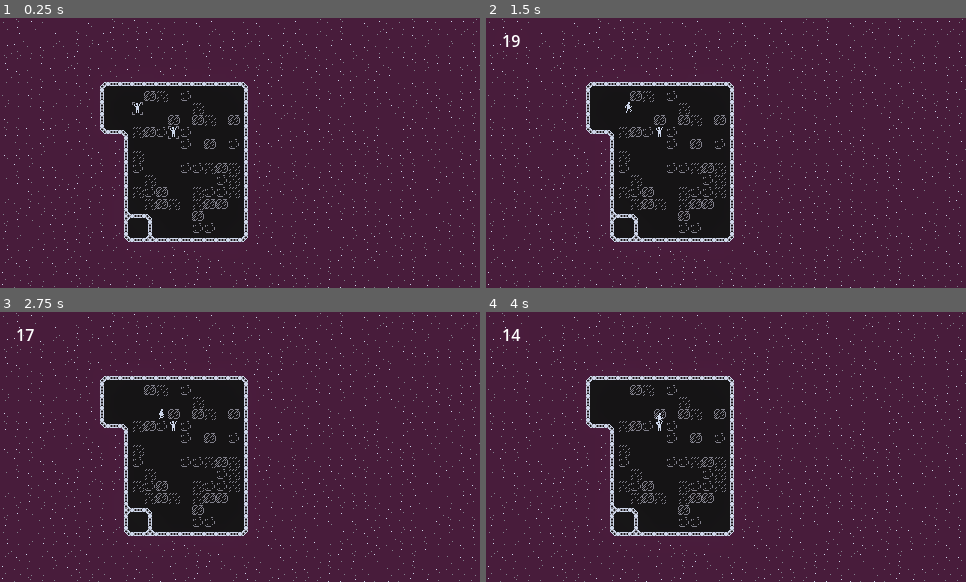
Above: before the commit, frames 1-4 (two rows, left to right).
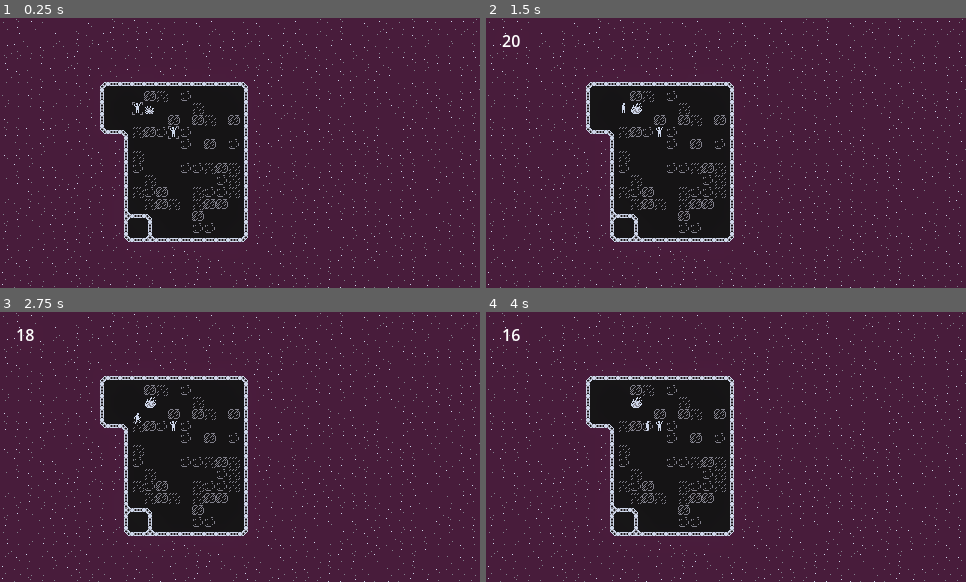
Above: after the commit, the same moments.

Repository: pherbers/KairosStationReEvac
Game: Godot game, scene res://main_scene.tscn
Two runs of this game, one before a commit and one after it. Both use one fixed random seed, a clock stepped at 60 frames per second and the inputs below.
Inputs (mouse positions are in pixels of both pictures, inside the frame that each line leads up to):
- Up to frame 1 (0.25 s): no input
- Up to frame 2 (1.5 s): click (625, 109) at 0.52 s; tap Enter at 1.25 s; hold Right (East) from 1.28 s (still down); tap E (Interact) at 1.35 s
- Up to frame 3 (2.75 s): release Right (East) at 2.03 s; hold Down (South) from 2.03 s (still down); tap E (Interact) at 2.1 s
- Up to frame 4 (4 s): release Down (South) at 2.78 s; hold Right (East) 2.78-3.53 s; tap E (Interact) at 2.85, 3.6 s; tap Space at 3.5 s; hold Up (North) from 3.53 s (still down)

The runs differ from the first frame. In frame 1, less than 0.1% of the frame differs, in the area x 30-33%, y 32-36%; in frame 2, 0.2%, in the area x 3-33%, y 6-36%; in frame 3, 0.2%; in frame 4, 0.2%.

Commit message:
Grid Entity refactor (base class for grid objects)

Diff:
--- a/main_scene.tscn
+++ b/main_scene.tscn
@@ -1,10 +1,11 @@
 [gd_scene format=4 uid="uid://x8gia4vioagb"]
 
 [ext_resource type="Script" uid="uid://i5bp4trdxi4x" path="res://scripts/game_state.gd" id="1_d5x1h"]
-[ext_resource type="Script" uid="uid://c7g268ahkyh80" path="res://scripts/grid_world.gd" id="3_8mm7a"]
+[ext_resource type="Script" uid="uid://c7g268ahkyh80" path="res://scripts/gridworld/grid_world.gd" id="2_hq1ik"]
 [ext_resource type="PackedScene" uid="uid://bbdv4cub06yy1" path="res://nodes/crewmate.tscn" id="4_8mm7a"]
 [ext_resource type="TileSet" uid="uid://dv21hodrtlyj8" path="res://sprites/kairos_tiles.tres" id="4_d5x1h"]
 [ext_resource type="Script" uid="uid://brdtfedpck4e8" path="res://scripts/ui_countdown.gd" id="5_8mm7a"]
+[ext_resource type="PackedScene" uid="uid://dxbb206g2t702" path="res://nodes/fire.tscn" id="5_hq1ik"]
 
 [sub_resource type="Environment" id="Environment_d5x1h"]
 background_mode = 3
@@ -28,7 +29,7 @@
 one_shot = true
 
 [node name="GridWorld" type="Node2D" parent="." unique_id=1713533503 node_paths=PackedStringArray("tile_map_ground", "tile_map_collide")]
-script = ExtResource("3_8mm7a")
+script = ExtResource("2_hq1ik")
 tile_map_ground = NodePath("Ground")
 tile_map_collide = NodePath("Walls")
 metadata/_custom_type_script = "uid://c7g268ahkyh80"
@@ -47,6 +48,9 @@
 
 [node name="Crewmate2" parent="GridWorld" unique_id=1396341239 instance=ExtResource("4_8mm7a")]
 position = Vector2(177, 117)
+
+[node name="Fire" parent="GridWorld" unique_id=2110378399 instance=ExtResource("5_hq1ik")]
+position = Vector2(149, 93)
 
 [node name="Camera2D" type="Camera2D" parent="." unique_id=1773385585]
 position = Vector2(240, 135)
--- /dev/null
+++ b/nodes/fire.tscn
@@ -0,0 +1,13 @@
+[gd_scene format=3 uid="uid://dxbb206g2t702"]
+
+[ext_resource type="Script" uid="uid://gjrgxb2t12jk" path="res://scripts/grid_fire.gd" id="1_asmdj"]
+[ext_resource type="SpriteFrames" uid="uid://clhollyhevkhb" path="res://sprites/fire_anim.tres" id="2_bfal7"]
+
+[node name="Fire" type="Node2D" unique_id=2110378399]
+script = ExtResource("1_asmdj")
+metadata/_custom_type_script = "uid://dl0txcjuewfuo"
+
+[node name="Sprite" type="AnimatedSprite2D" parent="." unique_id=1838960073]
+sprite_frames = ExtResource("2_bfal7")
+animation = &"explosion"
+autoplay = "explosion"
--- /dev/null
+++ b/scripts/grid_fire.gd
@@ -0,0 +1,3 @@
+extends GridEntity
+
+@export var spawn_time = 0
--- a/scripts/grid_world.gd
+++ /dev/null
@@ -1,47 +0,0 @@
-extends Node2D
-class_name GridWorld
-
-@export var tile_map_ground: TileMapLayer
-@export var tile_map_collide: TileMapLayer
-
-## Grid: negative values are collision, positive are interactions
-var grid_occupancy: PackedByteArray
-var grid_interaction: PackedInt64Array
-
-var width: int
-var height: int
-
-func _ready() -> void:
-    width = tile_map_ground.get_used_rect().end.x
-    height = tile_map_ground.get_used_rect().end.y
-    grid_occupancy.resize(width*height)
-    grid_occupancy.fill(0)
-    grid_interaction.resize(width*height)
-    grid_interaction.fill(0)
-
-    for y in range(height):
-        for x in range(width):
-            var tiledata = tile_map_collide.get_cell_tile_data(Vector2i(x, y))
-            if tiledata != null:
-                if tiledata.get_collision_polygons_count(0) > 0:
-                    set_collision(Vector2i(x, y), true)
-
-func set_interactible(tile: Vector2i, interactible: GridInteractible):
-    grid_interaction.set(tile.y * width + tile.x, interactible.get_instance_id())
-
-func set_collision(tile: Vector2i, collide: bool = true):
-    grid_occupancy.encode_u8(tile.y * width + tile.x, collide)
-
-func interact(tile: Vector2i) -> bool:
-    var interactible_id = grid_interaction.get(tile.y * width + tile.x)
-    if interactible_id == 0:
-        return false
-    var obj = instance_from_id(interactible_id)
-    if obj == null or obj is not GridInteractible:
-        return false
-    var npc = obj as GridInteractible
-    npc.interact()
-    return true
-
-func check_collision(tile: Vector2i) -> bool:
-    return grid_occupancy.decode_u8(tile.y * width + tile.x) > 0
--- a/scripts/grid_character.gd
+++ b/scripts/gridworld/grid_character.gd
@@ -1,9 +1,6 @@
-extends Node2D
+extends GridEntity
 class_name GridCharacter
 
-@export var world: GridWorld
-
-@export var current_tile_pos: Vector2i
 @export var target_tile_pos: Vector2i
 @export var previous_tile_pos: Vector2i
 @export var tile_move_time: float = 0.96/2
@@ -56,6 +53,10 @@
     previous_tile_pos = current_tile_pos
     _movement_timer = tile_move_time
 
+    # set collision lock on target tile
+    if blocking:
+        world._add_collision(target_tile_pos)
+
     return true
 
 
@@ -97,10 +98,8 @@
     return current_tile_pos + d
 
 func _ready() -> void:
-    if world == null:
-        world = find_parent("GridWorld")
+    super()
 
-    current_tile_pos = world.tile_map_ground.local_to_map(position)
     target_tile_pos = current_tile_pos
     previous_tile_pos = current_tile_pos
 
@@ -112,9 +111,15 @@
         var tile_move_p = 1 - _movement_timer / tile_move_time
         position = lerp(world.tile_map_ground.map_to_local(previous_tile_pos), world.tile_map_ground.map_to_local(target_tile_pos), tile_move_p)
         if _movement_timer <= 0:
+            world._remove_collision(target_tile_pos)  # release lock on target tile
+            state = State.IDLE
             current_tile_pos = target_tile_pos
-            state = State.IDLE
     else:
         state = State.IDLE
         position = world.tile_map_ground.map_to_local(current_tile_pos)
         _sprite.animation = anim_idle_name
+
+func _exit_tree() -> void:
+    if state == State.MOVING and blocking:
+        # remove remaining locks
+        world._remove_collision(target_tile_pos)
--- /dev/null
+++ b/scripts/gridworld/grid_entity.gd
@@ -0,0 +1,31 @@
+extends Node2D
+class_name GridEntity
+
+@export var world: GridWorld
+
+@export var current_tile_pos: Vector2i:
+    set (new_pos):
+        var old_pos = current_tile_pos
+        current_tile_pos = new_pos
+        on_tile_changed.emit(self, old_pos, new_pos)
+
+
+@export var blocking = true:
+    set(value):
+        if blocking == true and value == false:
+            world._remove_collision(current_tile_pos)
+        if blocking == false and value == true:
+            world._add_collision(current_tile_pos)
+        blocking = value
+
+signal on_tile_changed(entity: GridEntity, old_pos: Vector2i, new_pos: Vector2i)
+
+func _ready() -> void:
+    if world == null:
+        world = find_parent("GridWorld")
+
+    current_tile_pos = world.tile_map_ground.local_to_map(position)
+    world.register_entity(self)
+
+func _process(_delta: float) -> void:
+    position = world.tile_map_ground.map_to_local(current_tile_pos)
--- /dev/null
+++ b/scripts/gridworld/grid_world.gd
@@ -0,0 +1,84 @@
+extends Node2D
+class_name GridWorld
+
+@export var tile_map_ground: TileMapLayer
+@export var tile_map_collide: TileMapLayer
+
+## Grid: negative values are collision, positive are interactions
+var grid_occupancy: PackedByteArray
+var grid_interaction: PackedInt64Array
+
+var entities: Dictionary[int, GridEntity]
+
+var width: int
+var height: int
+
+var _registration_list: Array[GridEntity]
+
+func _ready() -> void:
+    width = tile_map_ground.get_used_rect().end.x
+    height = tile_map_ground.get_used_rect().end.y
+    grid_occupancy.resize(width*height)
+    grid_occupancy.fill(0)
+    grid_interaction.resize(width*height)
+    grid_interaction.fill(0)
+
+    for y in range(height):
+        for x in range(width):
+            var tiledata = tile_map_collide.get_cell_tile_data(Vector2i(x, y))
+            if tiledata != null:
+                if tiledata.get_collision_polygons_count(0) > 0:
+                    _add_collision(Vector2i(x, y))
+
+func _process(_delta: float) -> void:
+    while not _registration_list.is_empty():
+        _register_entity_now(_registration_list.pop_back())
+
+func register_entity(entity: GridEntity):
+    _registration_list.append(entity)
+
+func _register_entity_now(entity: GridEntity):
+    if not entities.has(entity.get_instance_id()):
+        entity.on_tile_changed.connect(_entity_moved)
+        entities[entity.get_instance_id()] = entity
+        if entity.blocking:
+            _add_collision(entity.current_tile_pos)
+
+func unregister_entity(entity: GridEntity):
+    if entities.has(entity.get_instance_id()):
+        entity.on_tile_changed.disconnect(_entity_moved)
+        entities.erase(entity.get_instance_id())
+        if entity.blocking:
+            _remove_collision(entity.current_tile_pos)
+
+func _entity_moved(entity: GridEntity, old_pos: Vector2i, new_pos: Vector2i):
+    if entity.blocking:
+        _remove_collision(old_pos)
+        _add_collision(new_pos)
+
+func set_interactible(tile: Vector2i, interactible: GridInteractible):
+    grid_interaction.set(tile.y * width + tile.x, interactible.get_instance_id())
+
+func _add_collision(tile: Vector2i):
+    var c = grid_occupancy.decode_u8(tile.y * width + tile.x)
+    grid_occupancy.encode_u8(tile.y * width + tile.x, c + 1)
+
+func _remove_collision(tile: Vector2i):
+    var c = grid_occupancy.decode_u8(tile.y * width + tile.x)
+    if c < 0:
+        push_error("Number of colliders at {tile.x}, {tile.y} is negative! Something went very wrong!")
+    grid_occupancy.encode_u8(tile.y * width + tile.x, c - 1)
+
+func interact(tile: Vector2i) -> bool:
+    var interactible_id = grid_interaction.get(tile.y * width + tile.x)
+    if interactible_id == 0:
+        return false
+    var obj = instance_from_id(interactible_id)
+    if obj == null or obj is not GridInteractible:
+        return false
+    var npc = obj as GridInteractible
+    npc.interact()
+    return true
+
+func check_collision(tile: Vector2i) -> bool:
+    return grid_occupancy.decode_u8(tile.y * width + tile.x) > 0
--- /dev/null
+++ b/sprites/fire_anim.tres
@@ -0,0 +1,79 @@
+[gd_resource type="SpriteFrames" format=3 uid="uid://clhollyhevkhb"]
+
+[ext_resource type="Texture2D" uid="uid://barlgnrixlp4l" path="res://sprites/kairos_tiles.png" id="1_emwnx"]
+
+[sub_resource type="AtlasTexture" id="AtlasTexture_1n7gl"]
+atlas = ExtResource("1_emwnx")
+region = Rect2(228, 72, 12, 12)
+
+[sub_resource type="AtlasTexture" id="AtlasTexture_oyjwq"]
+atlas = ExtResource("1_emwnx")
+region = Rect2(240, 72, 12, 12)
+
+[sub_resource type="AtlasTexture" id="AtlasTexture_ks08s"]
+atlas = ExtResource("1_emwnx")
+region = Rect2(252, 72, 12, 12)
+
+[sub_resource type="AtlasTexture" id="AtlasTexture_66vnm"]
+atlas = ExtResource("1_emwnx")
+region = Rect2(264, 72, 12, 12)
+
+[sub_resource type="AtlasTexture" id="AtlasTexture_v1ed5"]
+atlas = ExtResource("1_emwnx")
+region = Rect2(276, 72, 12, 12)
+
+[sub_resource type="AtlasTexture" id="AtlasTexture_a7moy"]
+atlas = ExtResource("1_emwnx")
+region = Rect2(252, 72, 12, 12)
+
+[sub_resource type="AtlasTexture" id="AtlasTexture_vyfei"]
+atlas = ExtResource("1_emwnx")
+region = Rect2(264, 72, 12, 12)
+
+[sub_resource type="AtlasTexture" id="AtlasTexture_nev13"]
+atlas = ExtResource("1_emwnx")
+region = Rect2(276, 72, 12, 12)
+
+[sub_resource type="AtlasTexture" id="AtlasTexture_a02jh"]
+atlas = ExtResource("1_emwnx")
+region = Rect2(288, 72, 12, 12)
+
+[resource]
+animations = [{
+"frames": [{
+"duration": 1.0,
+"texture": SubResource("AtlasTexture_1n7gl")
+}, {
+"duration": 1.0,
+"texture": SubResource("AtlasTexture_oyjwq")
+}, {
+"duration": 1.0,
+"texture": SubResource("AtlasTexture_ks08s")
+}, {
+"duration": 1.0,
+"texture": SubResource("AtlasTexture_66vnm")
+}, {
+"duration": 1.0,
+"texture": SubResource("AtlasTexture_v1ed5")
+}],
+"loop": false,
+"name": &"explosion",
+"speed": 3.0
+}, {
+"frames": [{
+"duration": 1.0,
+"texture": SubResource("AtlasTexture_a7moy")
+}, {
+"duration": 1.0,
+"texture": SubResource("AtlasTexture_vyfei")
+}, {
+"duration": 1.0,
+"texture": SubResource("AtlasTexture_nev13")
+}, {
+"duration": 1.0,
+"texture": SubResource("AtlasTexture_a02jh")
+}],
+"loop": true,
+"name": &"fire_loop",
+"speed": 3.0
+}]
Not shown, added: scripts/grid_fire.gd.uid
Renamed: scripts/2d_follow_camera.gd -> scripts/gridworld/2d_follow_camera.gd
Renamed: scripts/2d_follow_camera.gd.uid -> scripts/gridworld/2d_follow_camera.gd.uid
Renamed: scripts/grid_character.gd.uid -> scripts/gridworld/grid_character.gd.uid
Not shown, added: scripts/gridworld/grid_entity.gd.uid
Renamed: scripts/grid_interactible.gd -> scripts/gridworld/grid_interactible.gd
Renamed: scripts/grid_interactible.gd.uid -> scripts/gridworld/grid_interactible.gd.uid
Renamed: scripts/grid_world.gd.uid -> scripts/gridworld/grid_world.gd.uid
